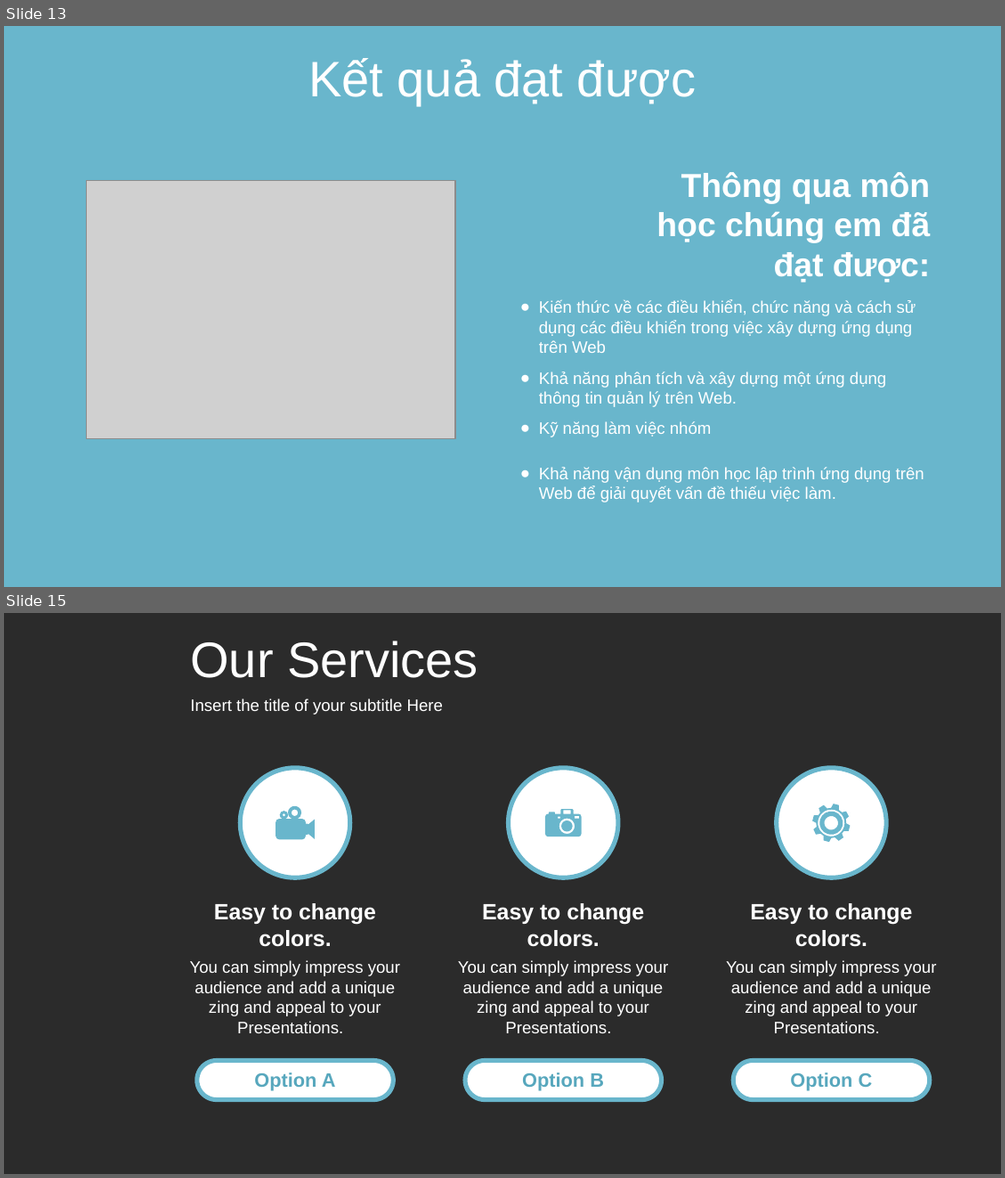
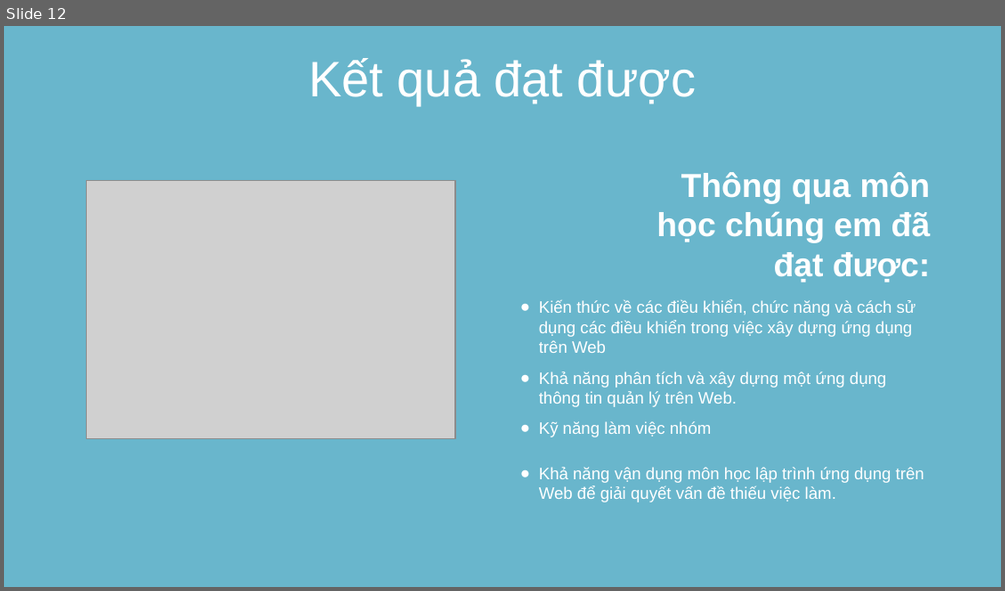
Before and after one commit to cotrang20012/RecruitingWebsite, a slide deck: báo cáo.pptx. Shown one above the other, each under a label of ours: slides 13 and 15 before the commit, slide 12 after it; the slides between them are not shown. The pictures are 1005x1178 and 1005x591 pixels, drawn with LibreOffice and Linux fonts; fonts in the diff are those of the drawing; grey boxes stand for pictures; background and template pictures are left out; a plain dark background stands for a picture behind light text. Boxes give left, top, right and bottom in pixels: in the first picture for what was removed or moved away, otherwise in the second. Text is boxed around its words. In the diff, an @@ line names an element or a change of style, - is before the commit and + after.

```diff
--- a/báo cáo.pptx
+++ b/báo cáo.pptx
@@ slide 15 removed at (4,613,1001,1174), background picture (left out) @@
@@ text removed at (190,641,478,678) @@
-Our Services
@@ text removed at (190,698,443,714) @@
-Insert the title of your subtitle Here
@@ ellipse removed at (240,768,350,877) @@
@@ ellipse removed at (509,768,618,877) @@
@@ ellipse removed at (777,768,886,877) @@
@@ freeform shape removed at (276,806,315,840) @@
@@ freeform shape removed at (545,809,581,836) @@
@@ freeform shape removed at (812,803,850,841) @@
@@ text removed at (214,903,376,947) @@
-Easy to change colors.
@@ text removed at (482,903,644,947) @@
-Easy to change colors.
@@ text removed at (750,903,913,947) @@
-Easy to change colors.
@@ text removed at (190,960,400,1033) @@
-You can simply impress your audience and add a unique zing and appeal to your Presentations.
@@ text removed at (458,960,668,1033) @@
-You can simply impress your audience and add a unique zing and appeal to your Presentations.
@@ text removed at (726,960,936,1033) @@
-You can simply impress your audience and add a unique zing and appeal to your Presentations.
@@ rounded rectangle removed at (197,1061,394,1100) @@
@@ rounded rectangle removed at (466,1061,662,1100) @@
@@ rounded rectangle removed at (733,1061,929,1100) @@
@@ text removed at (254,1072,336,1091) @@
-Option A
@@ text removed at (522,1072,604,1091) @@
-Option B
@@ text removed at (790,1072,873,1091) @@
-Option C
@@ what was slide 13 is now slide 12 @@
```
Also in this commit, not shown: 2 slides changed, 20 other slides removed.
